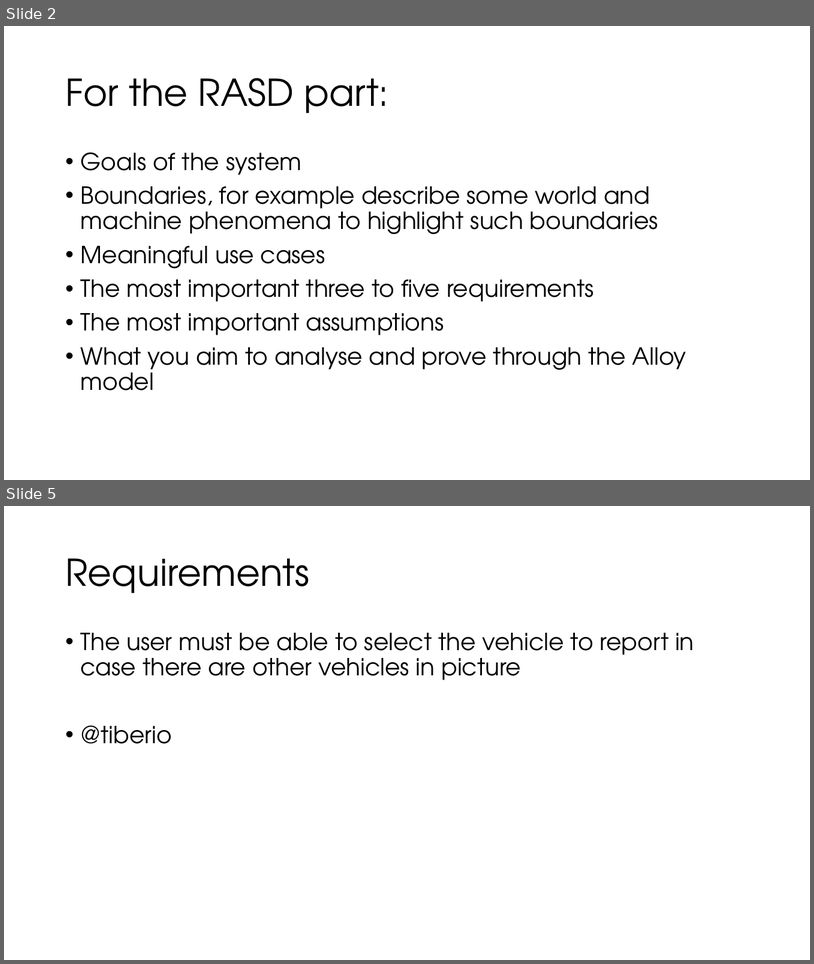
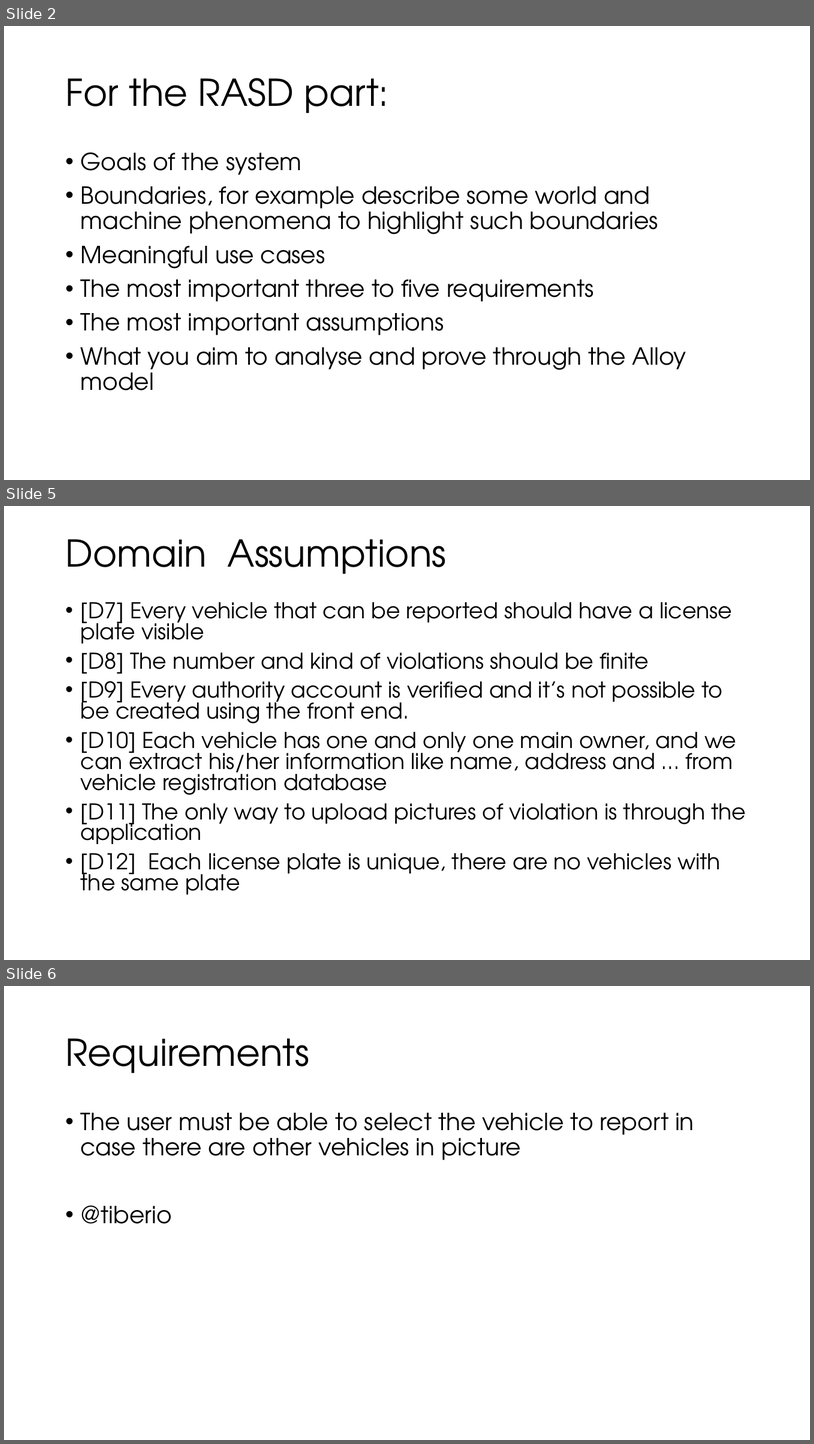
Before and after one commit to TiberioG/SoftwareEngineering2Polimi, a slide deck: Presentation1.pptx. Shown one above the other, each under a label of ours: slides 2 and 5 before the commit, slides 2, 5 and 6 after it; the slides between them are not shown. The pictures are 814x964 and 814x1444 pixels, drawn with LibreOffice and Linux fonts; fonts in the diff are those of the drawing. Boxes give left, top, right and bottom in pixels: in the first picture for what was removed or moved away, otherwise in the second. Text is boxed around its words. In the diff, an @@ line names an element or a change of style, - is before the commit and + after.

```diff
--- a/Presentation1.pptx
+++ b/Presentation1.pptx
@@ slide 5 added at (x1=4, y1=506, x2=810, y2=960), background #FFFFFF @@
@@ title added at (x1=65, y1=539, x2=446, y2=574), 44 pt, text #000000 @@
+Domain Assumptions
@@ text added at (x1=81, y1=602, x2=746, y2=894), 25.9 pt, text #000000 @@
+• [D7] Every vehicle that can be reported should have a license plate visible
+• [D8] The number and kind of violations should be finite
+• [D9] Every authority account is verified and it’s not possible to be created using the front end.
+• [D10] Each vehicle has one and only one main owner, and we can extract his/her information like name, address and … from vehicle registration database
+• [D11] The only way to upload pictures of violation is through the application
+• [D12] Each license plate is unique, there are no vehicles with the same plate
@@ what was slide 5 is now slide 6 @@
```
Also in this commit, not shown: 1 slide changed, 4 other slides added, 2 slides removed.
